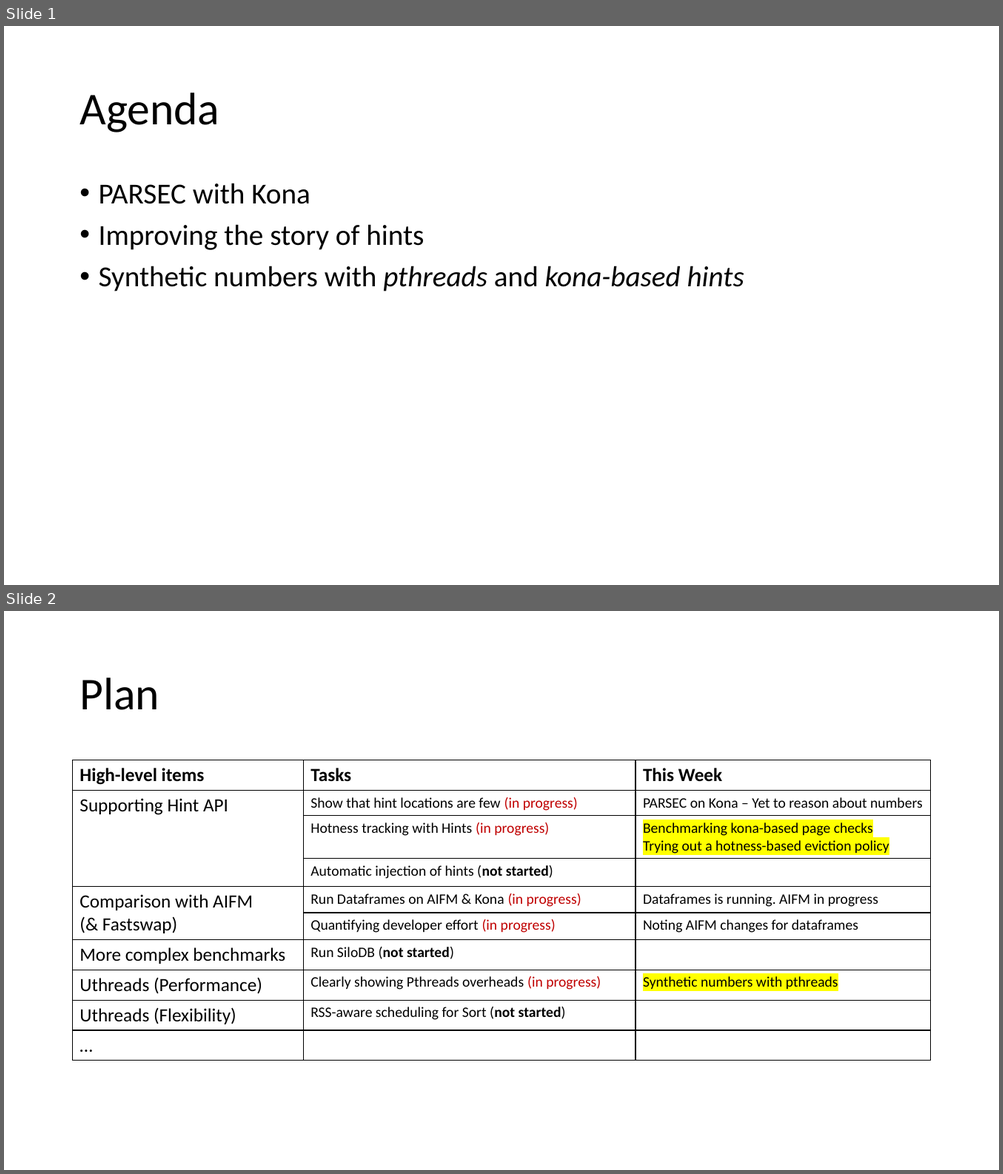
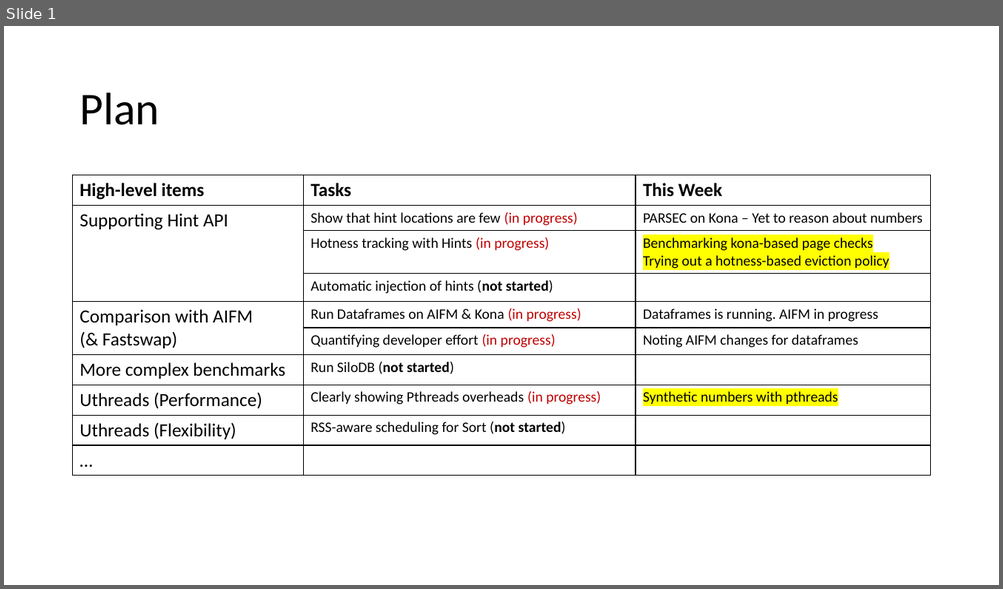
Before and after one commit to eden-farmem/eden-all, a slide deck: doc/weekly/2022-09-19.pptx. Shown one above the other, each under a label of ours: slides 1 and 2 before the commit, slide 1 after it. The pictures are 1003x1174 and 1003x589 pixels, drawn with LibreOffice and Linux fonts; fonts in the diff are those of the drawing. Boxes give left, top, right and bottom in pixels: in the first picture for what was removed or moved away, otherwise in the second. Text is boxed around its words. In the diff, an @@ line names an element or a change of style, - is before the commit and + after.

Commit message:
slides

```diff
--- a/doc/weekly/2022-09-19.pptx
+++ b/doc/weekly/2022-09-19.pptx
@@ slide 1 removed at [4, 26, 999, 585], background #FFFFFF @@
@@ title removed at [79, 93, 219, 133] @@
-Agenda
@@ text removed at [99, 183, 744, 292] @@
-• PARSEC with Kona
-• Improving the story of hints
-• Synthetic numbers with pthreads and kona-based hints
@@ what was slide 2 is now slide 1 @@
```
Also in this commit, not shown: 3 other files.
